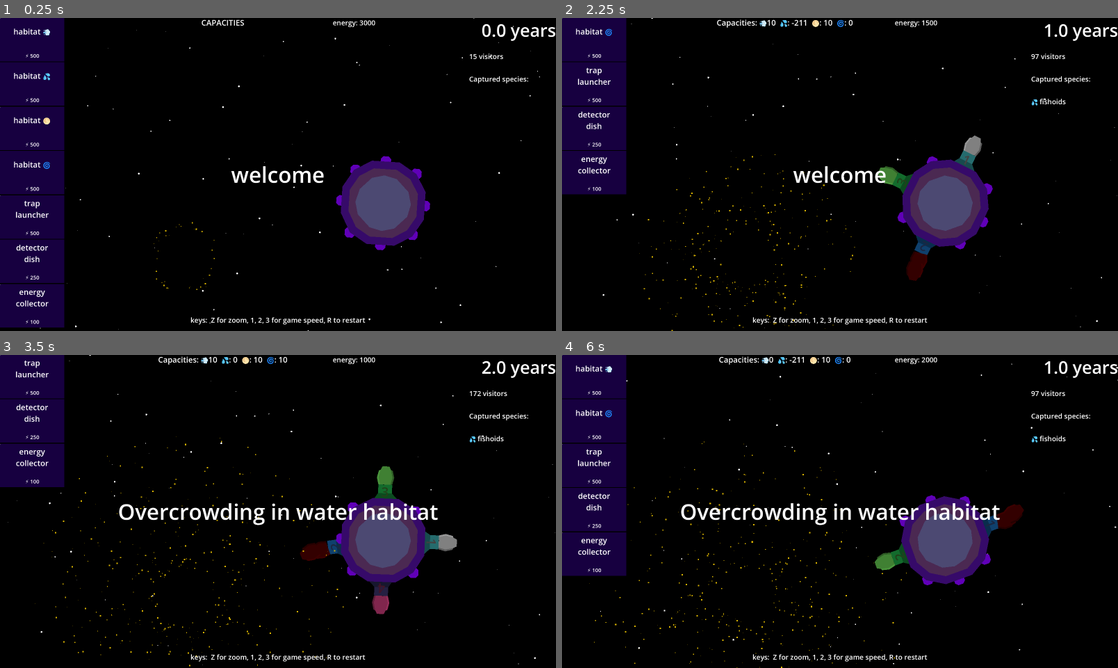
Above: before the commit, frames 1-4 (two rows, left to right).
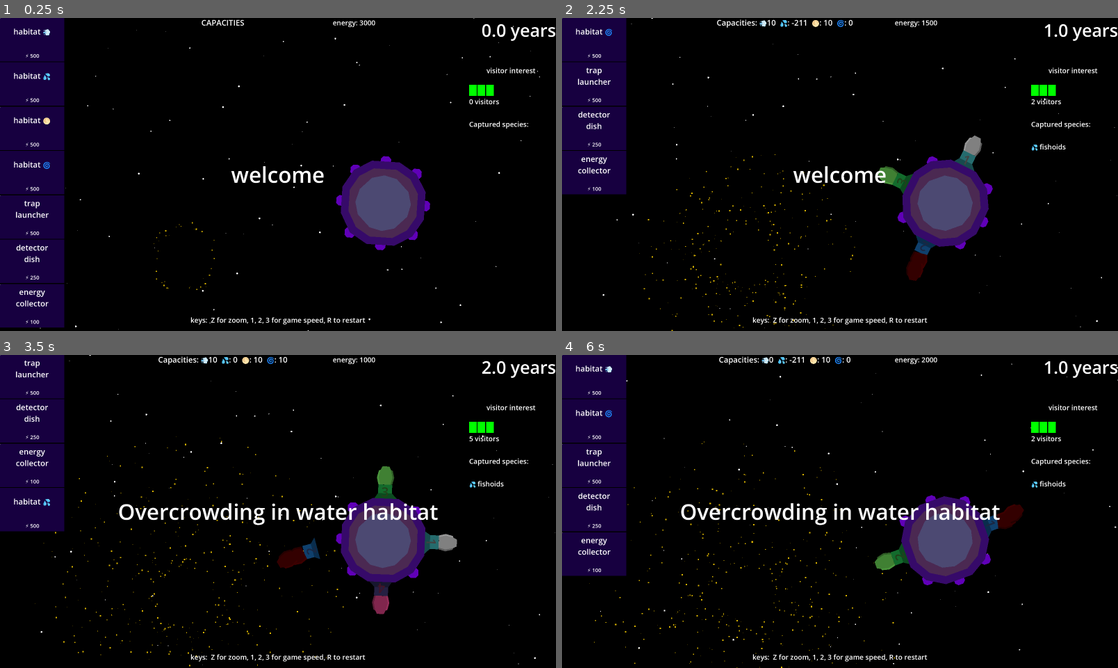
Above: after the commit, the same moments.

Repository: opensourceame/tins-2026
Game: Godot game, scene res://main.tscn
Two runs of this game, one before a commit and one after it. Both use one fixed random seed, a clock stepped at 60 frames per second and the inputs below.
Inputs (mouse positions are in pixels of both pictures, inside the frame that each line leads up to):
- Up to frame 1 (0.25 s): no input
- Up to frame 2 (2.25 s): tap Enter at 0.5 s; move the mouse to (595, 39) at 0.52 s; hold W 0.53-1.28 s; tap R at 0.6 s; click (595, 39) at 0.67 s; tap 1 at 1.35 s; click (595, 39) at 1.42 s; hold W from 2.03 s (still down); tap 2 at 2.1 s; click (595, 39) at 2.17 s
- Up to frame 3 (3.5 s): keep holding W; tap 3 at 2.85 s; click (33, 376) at 2.92 s
- Up to frame 4 (6 s): release W at 3.53 s; tap one key every 0.75 s from 3.6 s: Z R 1 2; click (595, 376) at 3.67 s; move the mouse to (673, 464) at 4.27 s; move the mouse to (595, 420) at 5.02 s; click (595, 420) at 5.17 s; hold W from 5.78 s (still down); click (595, 420) at 5.92 s

The runs differ from the first frame. In frame 1, 0.5% of the frame differs, in the area x 84-97%, y 11-36%; in frame 2, 0.6%; in frame 3, 2.8%, in the area x 0-97%, y 11-69%; in frame 4, 0.6%.

Commit message:
visitor interest in zoo

Diff:
--- a/hud/hud.gd
+++ b/hud/hud.gd
@@ -19,8 +19,10 @@
     if message_queue.size() > 0 and not message_being_displayed:
         show_next_message()
 
-    $Control/VBoxContainer/Visitors/Label.text = str(game.visitors) + ' visitors'
+    $Control/VBoxContainer/Visitors/Label.text = str(int(game.visitors)) + ' visitors'
     %EnergyLabel.text = "energy: " + str(int(game.energy))
+
+    update_visitor_interest()
 
 func queue_message(text):
     message_queue.append(text)
@@ -58,3 +60,12 @@
 
 func spica_damage():
     %DamageLabel.text = "damage: " + str(game.spica.damage)
+
+func update_visitor_interest():
+    var i = 0
+    for node in %InterestProgressBar.get_children():
+        if game.visitor_interest > i:
+            node.modulate = Color.GREEN
+        else:
+            node.modulate = Color.BLACK
+        i += 1
--- a/hud/hud.tscn
+++ b/hud/hud.tscn
@@ -95,6 +95,77 @@
 text = "1000 years"
 horizontal_alignment = 2
 
+[node name="Years2" type="Control" parent="Control/VBoxContainer" unique_id=1337718301]
+unique_name_in_owner = true
+custom_minimum_size = Vector2(200, 150)
+layout_mode = 2
+
+[node name="Label" type="Label" parent="Control/VBoxContainer/Years2" unique_id=1362242409]
+layout_mode = 1
+anchors_preset = 1
+anchor_left = 1.0
+anchor_right = 1.0
+offset_left = -413.0
+offset_bottom = 110.0
+grow_horizontal = 0
+theme_override_font_sizes/font_size = 32
+text = "visitor interest"
+horizontal_alignment = 1
+vertical_alignment = 2
+
+[node name="VisitorInterest" type="Control" parent="Control/VBoxContainer" unique_id=790834728]
+custom_minimum_size = Vector2(0, 50)
+layout_mode = 2
+
+[node name="InterestProgressBar" type="HBoxContainer" parent="Control/VBoxContainer/VisitorInterest" unique_id=1150570924]
+unique_name_in_owner = true
+layout_mode = 1
+anchors_preset = 15
+anchor_right = 1.0
+anchor_bottom = 1.0
+grow_horizontal = 2
+grow_vertical = 2
+
+[node name="ColorRect" type="ColorRect" parent="Control/VBoxContainer/VisitorInterest/InterestProgressBar" unique_id=1239781343]
+custom_minimum_size = Vector2(35, 0)
+layout_mode = 2
+
+[node name="ColorRect2" type="ColorRect" parent="Control/VBoxContainer/VisitorInterest/InterestProgressBar" unique_id=308261614]
+custom_minimum_size = Vector2(35, 0)
+layout_mode = 2
+
+[node name="ColorRect3" type="ColorRect" parent="Control/VBoxContainer/VisitorInterest/InterestProgressBar" unique_id=1276181207]
+custom_minimum_size = Vector2(35, 0)
+layout_mode = 2
+
+[node name="ColorRect4" type="ColorRect" parent="Control/VBoxContainer/VisitorInterest/InterestProgressBar" unique_id=1259121412]
+custom_minimum_size = Vector2(35, 0)
+layout_mode = 2
+
+[node name="ColorRect5" type="ColorRect" parent="Control/VBoxContainer/VisitorInterest/InterestProgressBar" unique_id=500897882]
+custom_minimum_size = Vector2(35, 0)
+layout_mode = 2
+
+[node name="ColorRect6" type="ColorRect" parent="Control/VBoxContainer/VisitorInterest/InterestProgressBar" unique_id=1553263496]
+custom_minimum_size = Vector2(35, 0)
+layout_mode = 2
+
+[node name="ColorRect7" type="ColorRect" parent="Control/VBoxContainer/VisitorInterest/InterestProgressBar" unique_id=989856757]
+custom_minimum_size = Vector2(35, 0)
+layout_mode = 2
+
+[node name="ColorRect8" type="ColorRect" parent="Control/VBoxContainer/VisitorInterest/InterestProgressBar" unique_id=1080157143]
+custom_minimum_size = Vector2(35, 0)
+layout_mode = 2
+
+[node name="ColorRect9" type="ColorRect" parent="Control/VBoxContainer/VisitorInterest/InterestProgressBar" unique_id=1924001013]
+custom_minimum_size = Vector2(35, 0)
+layout_mode = 2
+
+[node name="ColorRect10" type="ColorRect" parent="Control/VBoxContainer/VisitorInterest/InterestProgressBar" unique_id=1555775058]
+custom_minimum_size = Vector2(35, 0)
+layout_mode = 2
+
 [node name="Visitors" type="Control" parent="Control/VBoxContainer" unique_id=248585175]
 custom_minimum_size = Vector2(0, 100)
 layout_mode = 2
--- a/main.gd
+++ b/main.gd
@@ -4,6 +4,7 @@
 @onready var world: CanvasLayer = $World
 @onready var hud: CanvasLayer = $HUD
 @onready var spica: Spica = $World/Spica
+@onready var visitor_interest_timer: Timer = $VisitorInterestTimer
 
 const ZOOM_OUT_SCALE: float = 0.4
 const ZOOM_TIME: float = 0.3
@@ -14,8 +15,10 @@
 var tween: Tween
 var intelligent_planets = []
 var years_elapsed: float = 0.0
-var visitors: int = 0
-var energy: float = MAX_ENERGY
+var visitors: float = 0.0
+
+@export var visitor_interest: int = 3
+@export var energy: float = MAX_ENERGY
 
 var spawn: Node
 
@@ -46,6 +49,7 @@
     SignalBus.energy_consumed.connect(on_energy_consumed)
     SignalBus.moon_trap_returned.connect(on_moon_trap_returned)
     SignalBus.spica_damage.connect(on_spica_damage)
+    SignalBus.species_captured.connect(on_species_captured)
 
     spawn = SPAWNER_SCRIPT.new()
 
@@ -59,12 +63,15 @@
 
     hud.queue_message("welcome")
 
+    visitor_interest_timer.timeout.connect(lose_interest)
+    visitor_interest_timer.start()
+
 func _physics_process(delta: float) -> void:
     years_elapsed += 0.01
     hud.get_node("%Years/Label").text = str(round(years_elapsed)) + " years"
 
-    visitors += 1
-    energy -= spica.damage * delta
+    visitors += visitor_interest / 100.0
+    energy   -= spica.damage * delta
 
 func _input(event: InputEvent):
     if event is InputEventKey and event.pressed:
@@ -139,3 +146,21 @@
         if c is RepairModule:
             return
     hud.item_queue.add_item("repair_module")
+
+func on_species_captured():
+    if visitor_interest > 9:
+        return
+
+    visitor_interest += 1
+
+func lose_interest():
+    visitor_interest -= 1
+
+    if visitor_interest < 3:
+        hud.queue_message("Customers are losing interest in your zoo!")
+
+    if visitor_interest < 0:
+        game_over()
+
+func game_over():
+    pass
--- a/main.tscn
+++ b/main.tscn
@@ -46,3 +46,6 @@
 limit_bottom = 1440
 
 [node name="HUD" parent="." unique_id=1601605167 instance=ExtResource("4_1bvp3")]
+
+[node name="VisitorInterestTimer" type="Timer" parent="." unique_id=1091359135]
+wait_time = 20.0
--- /dev/null
+++ b/screens/game_over.tscn
@@ -0,0 +1,26 @@
+[gd_scene format=3 uid="uid://cfkhqry2jp8n4"]
+
+[node name="GameOver" type="Control" unique_id=1374721928]
+layout_mode = 3
+anchors_preset = 15
+anchor_right = 1.0
+anchor_bottom = 1.0
+grow_horizontal = 2
+grow_vertical = 2
+
+[node name="CenterContainer" type="CenterContainer" parent="." unique_id=1004932732]
+layout_mode = 1
+anchors_preset = 15
+anchor_right = 1.0
+anchor_bottom = 1.0
+grow_horizontal = 2
+grow_vertical = 2
+
+[node name="Control" type="Control" parent="CenterContainer" unique_id=973177336]
+layout_mode = 2
+
+[node name="Label" type="Label" parent="CenterContainer/Control" unique_id=2013105844]
+layout_mode = 0
+offset_right = 40.0
+offset_bottom = 23.0
+text = "GAME OVER"
--- /dev/null
+++ b/screens/settings.tscn
@@ -0,0 +1,9 @@
+[gd_scene format=3 uid="uid://crwn343hck8u0"]
+
+[node name="Settings" type="Control" unique_id=2078897924]
+layout_mode = 3
+anchors_preset = 15
+anchor_right = 1.0
+anchor_bottom = 1.0
+grow_horizontal = 2
+grow_vertical = 2
--- a/spica/habitat/habitat.gd
+++ b/spica/habitat/habitat.gd
@@ -1,7 +1,8 @@
 class_name Habitat
 extends Node2D
 
-enum State { AVAILABLE, OVERCROWDED }
+enum State { AVAILABLE, OVERCROWDED, COLLAPSED }
+
 const VERTEBRA = preload("res://spica/habitat/vertebra.tscn")
 
 @onready var game: Game = get_tree().current_scene
@@ -12,6 +13,7 @@
 var capacity = 0
 var captured = 0
 var vertebrae = 0
+var current_state: = State.AVAILABLE
 
 var environment: String = "oxygen":
     set(value):
@@ -90,6 +92,11 @@
     if not is_over_capacity():
         return
 
+    if current_state == State.COLLAPSED:
+        return
+
+    current_state = State.COLLAPSED
+
     var rigid_body = RigidBody2D.new()
     game.world.add_child(rigid_body)
     rigid_body.global_position = global_position
@@ -107,4 +114,6 @@
     game.spica.refresh_capacities()
     SignalBus.habitat_capacity_changed.emit(self)
 
+    game.hud.item_queue.add_item("habitat", { "environment": environment })
+
     reparent(rigid_body)
Not shown, changed: TODO.md
